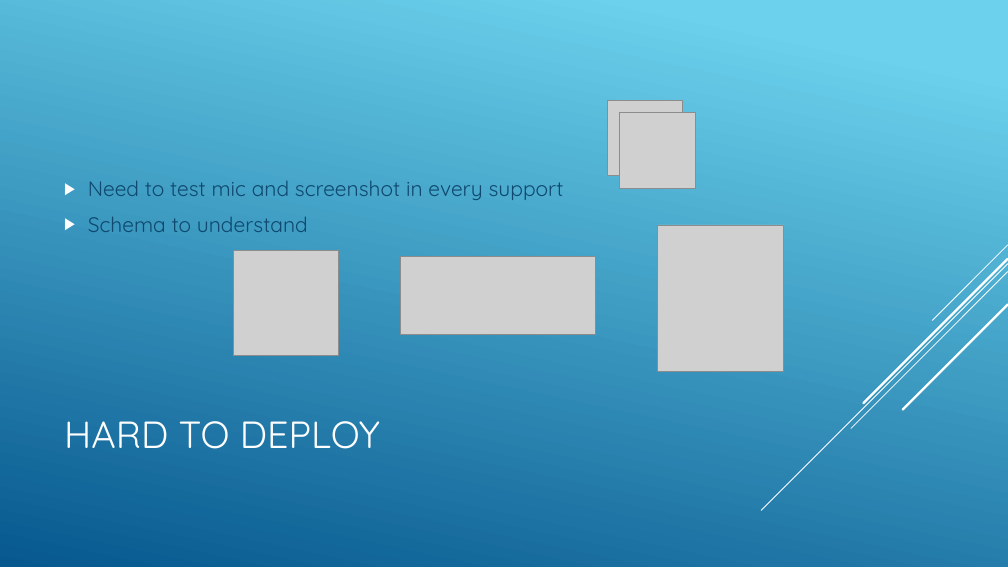
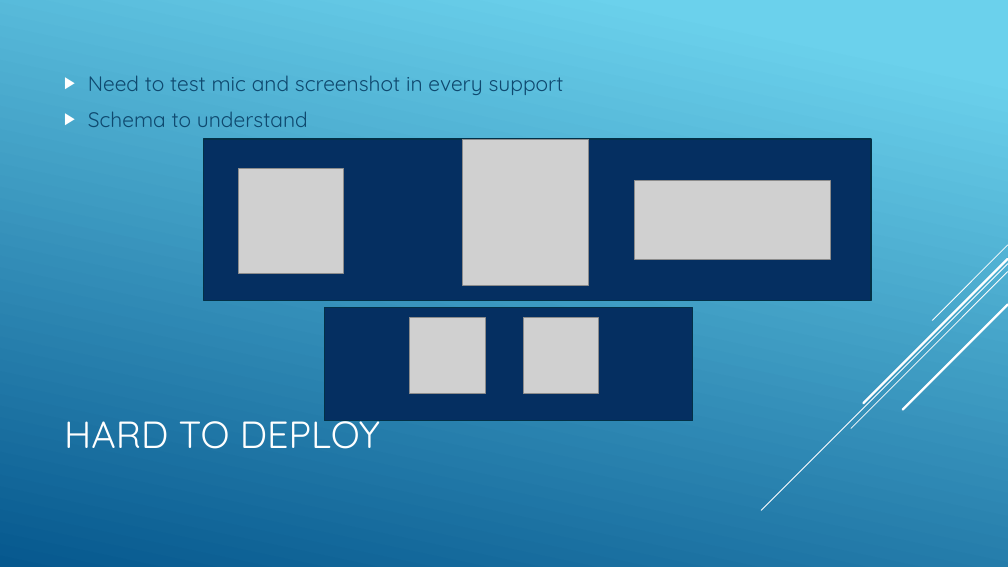
Before and after one commit to jnguyen1192/SIA, a slide deck: slide 7 of SAI_presentation.pptx. Drawn at 1008x567 pixels with LibreOffice and Linux fonts; fonts in the diff are those of the drawing; grey boxes stand for pictures. Boxes give left, top, right and bottom in pixels: in the first picture for what was removed or moved away, otherwise in the second. Text is boxed around its words. In the diff, an @@ line names an element or a change of style, - is before the commit and + after.

Commit message:
#12 Boxes for logos added on issues slides

```diff
--- a/SAI_presentation.pptx
+++ b/SAI_presentation.pptx
@@ text "Need to test mic and ...": place and size @@
-text "Need to test mic and ..." at [88,181,564,232]
+text "Need to test mic and ..." at [88,75,564,127]
@@ rectangle added at [204,139,872,301], fill #052F61, outline #043148 1.25 pt @@
@@ picture: place and size @@
-picture at [658,225,784,371]
+picture at [463,139,589,285]
@@ picture: place and size @@
-picture at [233,250,338,355]
+picture at [238,168,343,273]
@@ picture: place and size @@
-picture at [401,256,596,334]
+picture at [635,181,830,259]
@@ rectangle added at [324,308,693,421], fill #052F61, outline #043148 1.25 pt @@
@@ picture: place and size @@
-picture at [607,101,683,176]
+picture at [409,318,485,393]
@@ picture: place and size @@
-picture at [620,113,696,188]
+picture at [523,318,599,393]
```
